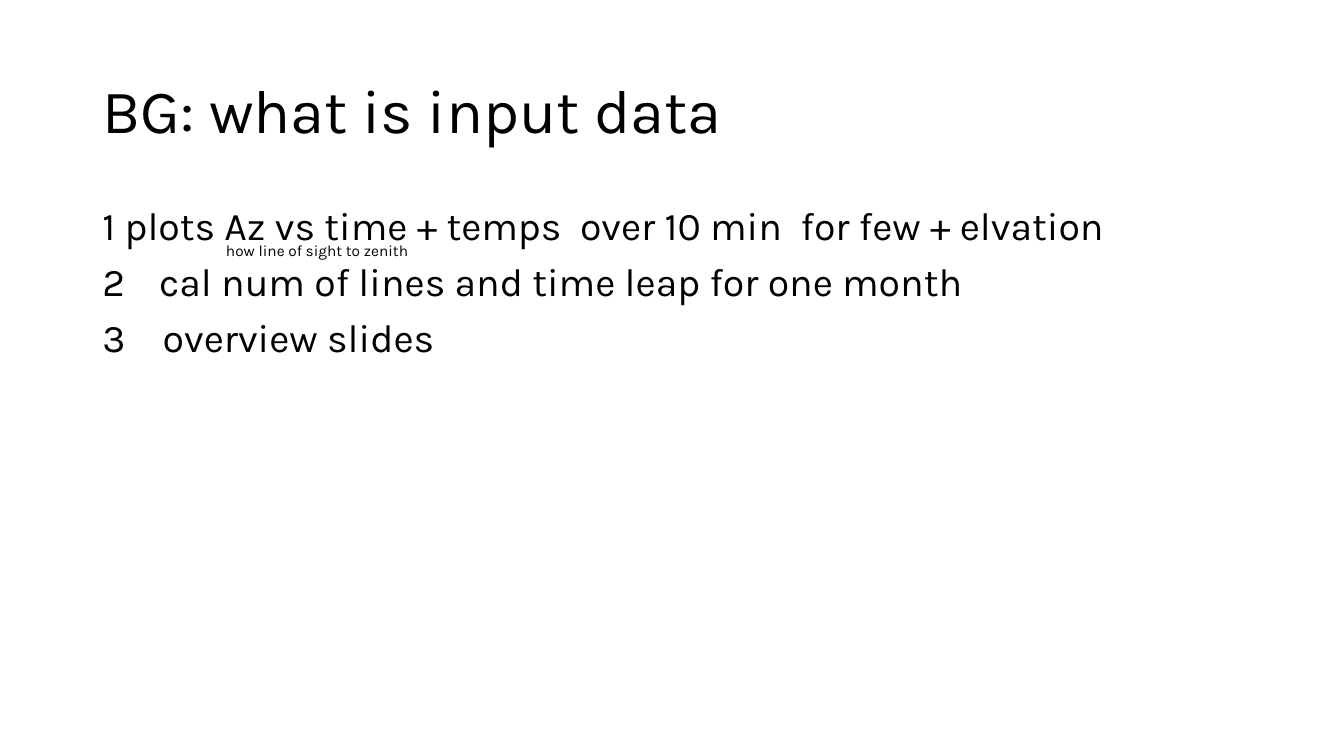
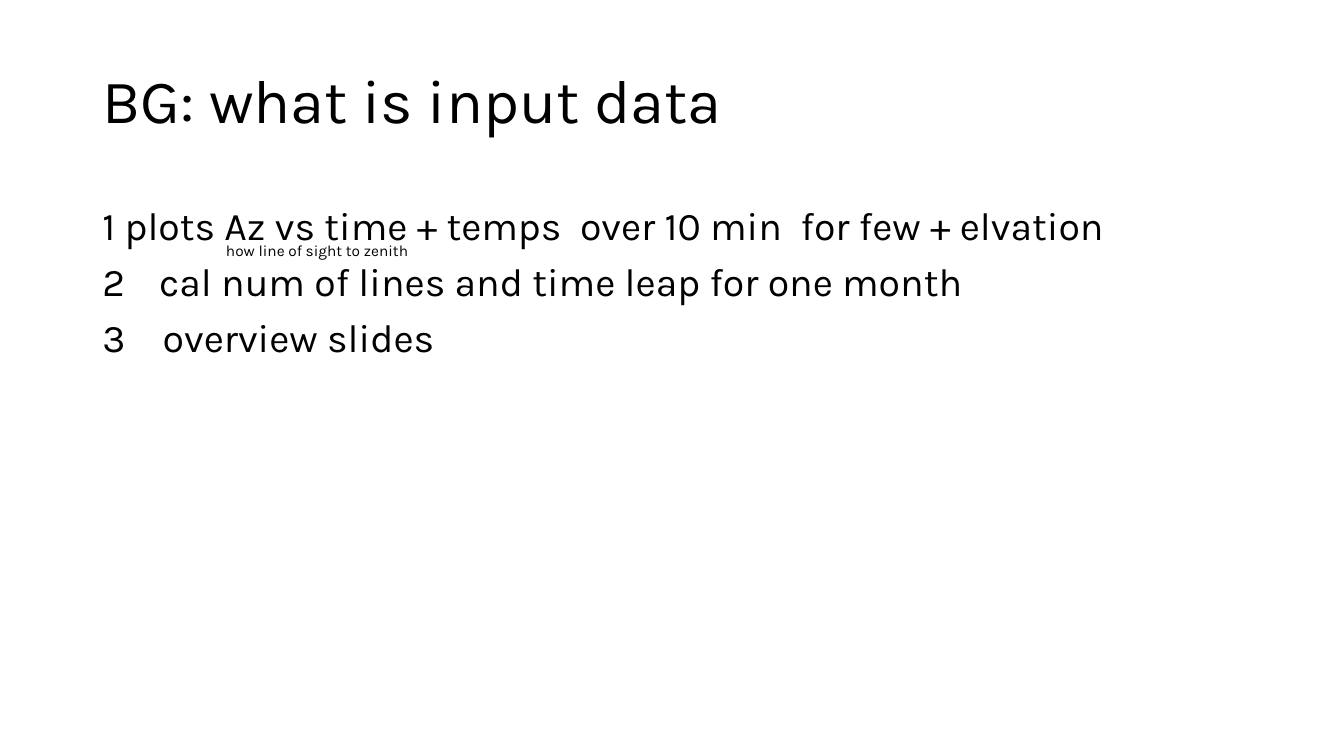
Before and after one commit to ReChen33/252Sum, a slide deck: slide 2 of Docs/meeting notes/0807aftermeeting.pptx. Drawn at 1344x756 pixels with LibreOffice and Linux fonts; fonts in the diff are those of the drawing. Boxes give left, top, right and bottom in pixels: in the first picture for what was removed or moved away, otherwise in the second. Text is boxed around its words. In the diff, an @@ line names an element or a change of style, - is before the commit and + after.

```diff
--- a/Docs/meeting notes/0807aftermeeting.pptx
+++ b/Docs/meeting notes/0807aftermeeting.pptx
@@ title "BG: what is input data": place and size @@
-title "BG: what is input data" at <box>102,90,721,148</box>
+title "BG: what is input data" at <box>102,80,721,138</box>
```
Also in this commit, not shown: 1 slide added, 56 other files.
